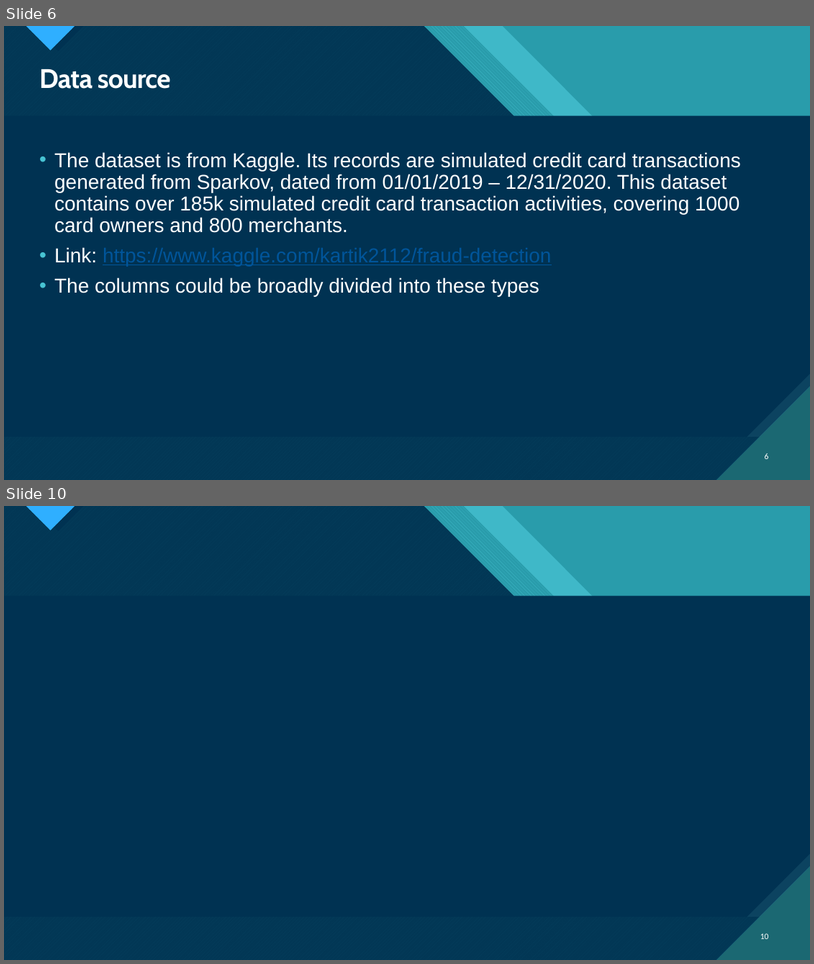
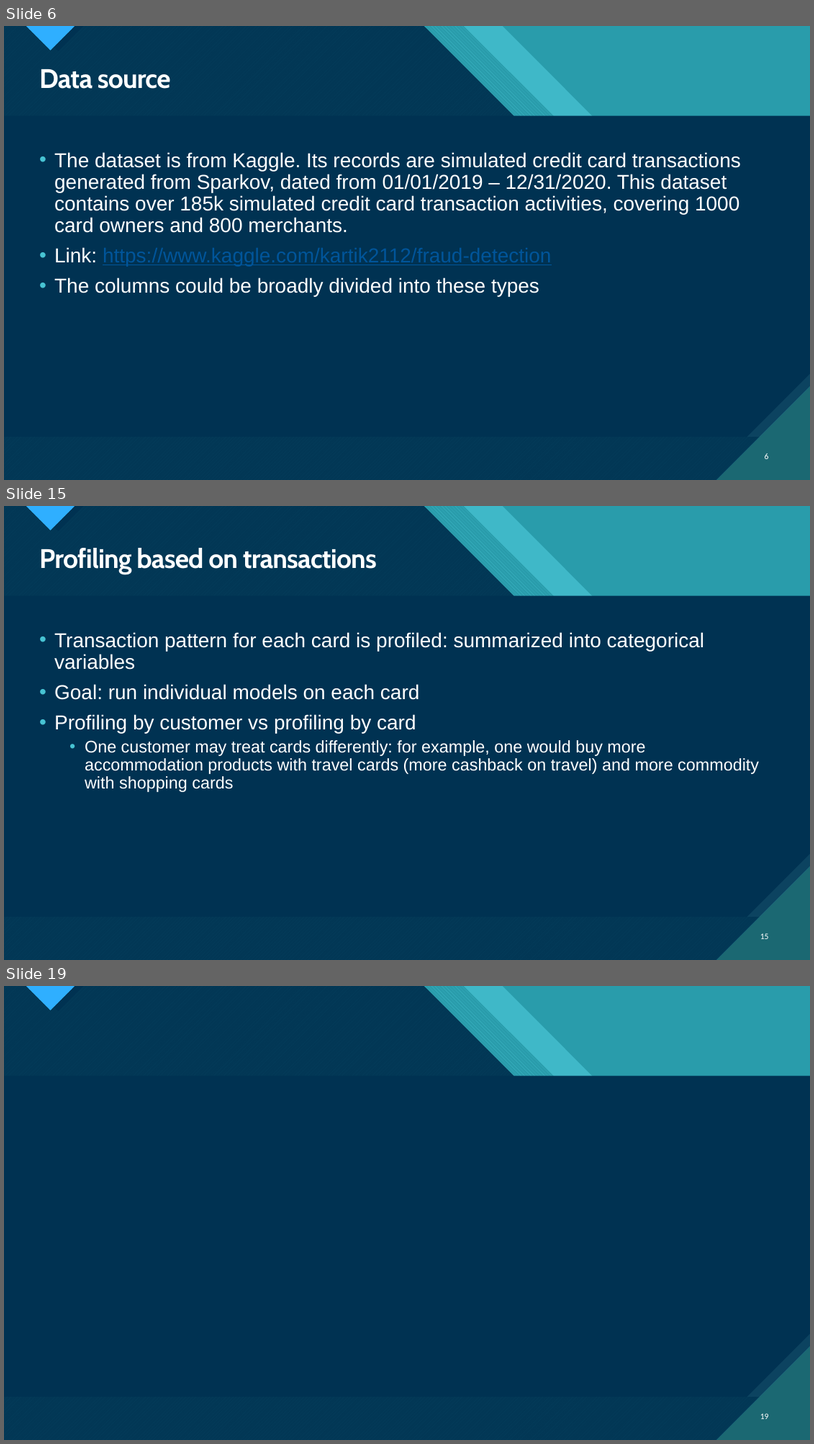
Before and after one commit to HGuo90s/fraud-detection, a slide deck: Fraud Detection.pptx. Shown one above the other, each under a label of ours: slides 6 and 10 before the commit, slides 6, 15 and 19 after it; the slides between them are not shown. The pictures are 814x964 and 814x1444 pixels, drawn with LibreOffice and Linux fonts; fonts in the diff are those of the drawing. Boxes give left, top, right and bottom in pixels: in the first picture for what was removed or moved away, otherwise in the second. Text is boxed around its words. In the diff, an @@ line names an element or a change of style, - is before the commit and + after.

```diff
--- a/Fraud Detection.pptx
+++ b/Fraud Detection.pptx
@@ slide 15 added at (x1=4, y1=506, x2=810, y2=960), background #47C3D3; not listed: 18 template elements that a slide beside it also shows @@
@@ title added at (x1=39, y1=548, x2=377, y2=574), 32 pt, text #FFFFFF, bold @@
+Profiling based on transactions
@@ text added at (x1=54, y1=632, x2=759, y2=792), 20 pt, text #FFFFFF @@
+• Transaction pattern for each card is profiled: summarized into categorical variables
+• Goal: run individual models on each card
+• Profiling by customer vs profiling by card
+  • One customer may treat cards differently: for example, one would buy more accommodation products with travel cards (more cashback on travel) and more commodity with shopping cards
@@ page number added at (x1=761, y1=933, x2=769, y2=939), 10 pt, text #FFFFFF @@
+15
@@ what was slide 10 is now slide 19 @@
@@ page number at (x1=761, y1=1413, x2=769, y2=1419): text changed @@
-10
+19
```
Also in this commit, not shown: 5 slides changed, 8 other slides added, 1 slide removed, 1 other file.
